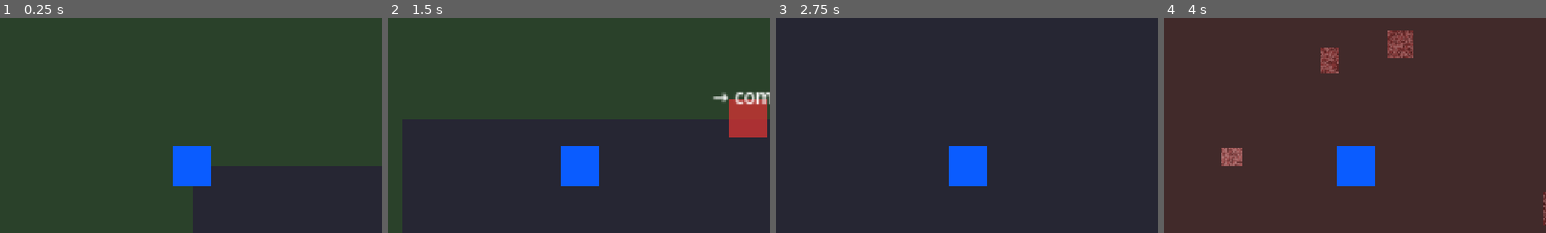
Above: before the commit, frames 1-4 (left to right).
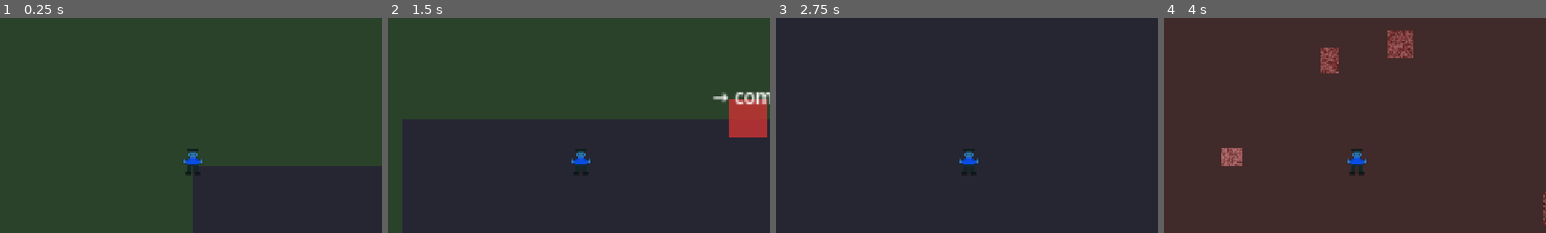
Above: after the commit, the same moments.

Repository: yzy-ydm/aurora-roguelike-ai
Game: Godot game, scene res://scenes/game/game_scene.tscn
The game is run twice, just before and just after one commit, with the same random seed, the same clock (stepped at 60 frames per second) and the same inputs. This scene is started directly instead of the project's main scene.
Inputs (mouse positions are % of the whole screen's width and height, from its top left):
- Up to frame 1 (0.25 s): no input
- Up to frame 2 (1.5 s): tap Enter at 0.5 s; move the mouse to (72, 45) at 0.52 s; hold D (move_right) 0.53-1.28 s; hold E (interaction) 0.53-1.28 s; click (72, 45) at 0.67 s; move the mouse to (30, 55) at 1.27 s; hold S (move_down) from 1.28 s (still down); tap E (interaction) at 1.35 s
- Up to frame 3 (2.75 s): move the mouse to (60, 28) at 2.02 s; release S (move_down) at 2.03 s; hold D (move_right) from 2.03 s (still down); hold E (interaction) from 2.03 s (still down)
- Up to frame 4 (4 s): move the mouse to (45, 70) at 2.77 s; release D (move_right) at 2.78 s; release E (interaction) at 2.78 s; hold W (move_up) 2.78-3.53 s; tap E (interaction) at 2.85 s; click (45, 70) at 2.92 s; move the mouse to (80, 65) at 3.52 s; hold A (move_left) from 3.53 s (still down); hold E (interaction) from 3.53 s (still down)
The pictures show only the part of the screen within x 25-75%, y 16-66%; the shares and areas given below are measured in that part.

The runs differ from the first frame. In frame 1, 1.9% of the frame differs, in the area x 45-56%, y 59-79%; in frame 2, 1.9%; in frame 3, 1.9%; in frame 4, 1.9%.
Error in both runs: Invalid call. Nonexistent function 'get_value' in base 'Signal'. (res://scripts/ai/ai_content_service.gd:352)

Commit message:
fix(ui): RoomClearFeedback get_tree() null fix + player sprite upgrade
Phase 16.1.5 fixes:
- Fix RoomClearFeedback: defer _animate_feedback() until node is in SceneTree
- Use create_tween() on node instead of scene_tree.create_tween()
- Set initial state directly instead of via Tween before add_child

Phase 16.2.1 implementation:
- Add sprite loading with fallback chain (resources/player/ -> assets/sprites/)
- Generate pixel art player sprite programmatically as fallback
- Player now shows humanoid character instead of blue square
- Keep Sprite2D node type, collision shape, and all game systems unchanged

Diff:
--- a/client/scripts/player/player_controller.gd
+++ b/client/scripts/player/player_controller.gd
@@ -141,18 +141,129 @@
 	return direction
 
 
-## 设置玩家显示
+## 设置玩家显示 (Phase 16.2.1: 优先加载外部Sprite，fallback为程序生成)
 func _setup_player_display() -> void:
-	# 创建占位矩形纹理
-	var image = Image.create(32, 32, false, Image.FORMAT_RGBA8)
-	image.fill(Color(0.2, 0.6, 1.0, 1.0))
-	var texture = ImageTexture.create_from_image(image)
-	sprite.texture = texture
-
-	# 创建碰撞形状
+	# 尝试加载外部Sprite资源
+	var sprite_texture = _load_player_sprite()
+	sprite.texture = sprite_texture
+
+	# 创建碰撞形状 (保持不变)
 	var shape = RectangleShape2D.new()
 	shape.size = Vector2(32, 32)
 	collision_shape.shape = shape
+
+
+## 加载玩家Sprite (Phase 16.2.1)
+func _load_player_sprite() -> Texture2D:
+	# 资源路径列表 (按优先级)
+	var sprite_paths = [
+		"res://resources/player/player_idle.png",
+		"res://assets/sprites/player_idle.png",
+		"res://assets/sprites/player.png"
+	]
+
+	# 尝试加载外部资源
+	for path in sprite_paths:
+		if ResourceLoader.exists(path):
+			var texture = load(path)
+			if texture:
+				print("[Player] Loaded sprite: ", path)
+				return texture
+
+	# Fallback: 程序生成像素艺术玩家
+	print("[Player] No sprite found, generating pixel art")
+	return _generate_player_sprite()
+
+
+## 程序生成像素艺术玩家Sprite (Phase 16.2.1 Fallback)
+func _generate_player_sprite() -> Texture2D:
+	var image = Image.create(32, 32, false, Image.FORMAT_RGBA8)
+
+	# 颜色定义
+	var skin = Color(0.96, 0.80, 0.69)      # 肤色
+	var hair = Color(0.30, 0.20, 0.10)       # 深棕发色
+	var shirt = Color(0.20, 0.50, 0.90)      # 蓝色上衣
+	var shirt_dark = Color(0.15, 0.40, 0.75) # 深蓝上衣
+	var pants = Color(0.35, 0.25, 0.15)      # 棕色裤子
+	var boots = Color(0.20, 0.15, 0.10)      # 深棕靴子
+	var eye = Color(0.10, 0.10, 0.10)        # 黑色眼睛
+	var outline = Color(0.15, 0.10, 0.08)    # 轮廓线
+
+	# === 头部 (行 2-9) ===
+	# 发型 (行 2-4)
+	_fill_pixels(image, 11, 2, 10, hair)     # 头发
+	_fill_pixels(image, 12, 2, 8, hair)
+	_fill_pixels(image, 13, 3, 6, hair)
+	# 脸部 (行 4-7)
+	_fill_pixels(image, 13, 4, 6, skin)
+	_fill_pixels(image, 12, 5, 8, skin)
+	_fill_pixels(image, 12, 6, 8, skin)
+	_fill_pixels(image, 12, 7, 8, skin)
+	_fill_pixels(image, 13, 8, 6, skin)
+	# 眼睛
+	_set_pixel(image, 14, 6, eye)
+	_set_pixel(image, 17, 6, eye)
+
+	# === 身体 (行 9-18) ===
+	# 领口
+	_fill_pixels(image, 13, 9, 6, shirt)
+	# 上衣
+	_fill_pixels(image, 11, 10, 10, shirt)
+	_fill_pixels(image, 10, 11, 12, shirt)
+	_fill_pixels(image, 10, 12, 12, shirt)
+	_fill_pixels(image, 10, 13, 12, shirt)
+	_fill_pixels(image, 11, 14, 10, shirt)
+	# 上衣阴影
+	_fill_pixels(image, 10, 11, 2, shirt_dark)
+	_fill_pixels(image, 20, 11, 2, shirt_dark)
+
+	# === 腰带 (行 15) ===
+	_fill_pixels(image, 11, 15, 10, pants)
+
+	# === 腿部 (行 16-22) ===
+	_fill_pixels(image, 11, 16, 4, pants)   # 左腿
+	_fill_pixels(image, 17, 16, 4, pants)   # 右腿
+	_fill_pixels(image, 11, 17, 4, pants)
+	_fill_pixels(image, 17, 17, 4, pants)
+	_fill_pixels(image, 11, 18, 4, pants)
+	_fill_pixels(image, 17, 18, 4, pants)
+	_fill_pixels(image, 11, 19, 4, pants)
+	_fill_pixels(image, 17, 19, 4, pants)
+	_fill_pixels(image, 11, 20, 4, pants)
+	_fill_pixels(image, 17, 20, 4, pants)
+
+	# === 靴子 (行 21-23) ===
+	_fill_pixels(image, 10, 21, 5, boots)   # 左靴
+	_fill_pixels(image, 17, 21, 5, boots)   # 右靴
+	_fill_pixels(image, 10, 22, 5, boots)
+	_fill_pixels(image, 17, 22, 5, boots)
+
+	# === 手臂 (行 10-15) ===
+	_fill_pixels(image, 8, 10, 2, skin)     # 左臂
+	_fill_pixels(image, 8, 11, 2, skin)
+	_fill_pixels(image, 8, 12, 2, skin)
+	_fill_pixels(image, 22, 10, 2, skin)    # 右臂
+	_fill_pixels(image, 22, 11, 2, skin)
+	_fill_pixels(image, 22, 12, 2, skin)
+
+	# === 手 (行 13-14) ===
+	_fill_pixels(image, 8, 13, 2, skin)
+	_fill_pixels(image, 22, 13, 2, skin)
+
+	var texture = ImageTexture.create_from_image(image)
+	return texture
+
+
+## 辅助: 填充水平像素行
+func _fill_pixels(image: Image, x: int, y: int, width: int, color: Color) -> void:
+	for i in range(width):
+		_set_pixel(image, x + i, y, color)
+
+
+## 辅助: 设置单个像素 (带边界检查)
+func _set_pixel(image: Image, x: int, y: int, color: Color) -> void:
+	if x >= 0 and x < 32 and y >= 0 and y < 32:
+		image.set_pixel(x, y, color)
 
 
 ## 设置武器系统
--- a/client/scripts/world/room_clear_feedback.gd
+++ b/client/scripts/world/room_clear_feedback.gd
@@ -1,7 +1,9 @@
-## 房间清空反馈系统 (Phase 16.1)
+## 房间清空反馈系统 (Phase 16.1, Phase 16.1.5 修复)
 ##
 ## 房间清空时显示视觉反馈
 ## 提升游戏体验
+##
+## Phase 16.1.5 修复: 节点加入SceneTree后再创建Tween
 
 extends Node
 
@@ -46,12 +48,16 @@
 	_feedback_container.add_child(feedback)
 	_current_feedback = feedback
 
+	# Phase 16.1.5 修复: 节点已加入SceneTree，延迟一帧后启动动画
+	await get_tree().process_frame
+	_animate_feedback(feedback)
+
 	# 自动清除
-	await _feedback_container.get_tree().create_timer(TEXT_DURATION).timeout
+	await get_tree().create_timer(TEXT_DURATION).timeout
 	clear_feedback()
 
 
-## 创建反馈节点
+## 创建反馈节点 (不启动动画，等加入SceneTree后再启动)
 func _create_feedback_node(room_center: Vector2) -> Node2D:
 	var feedback_node = Node2D.new()
 	feedback_node.name = "RoomClearFeedback"
@@ -76,25 +82,20 @@
 
 	feedback_node.add_child(label)
 
-	# 添加淡出动画
-	_animate_feedback(feedback_node)
+	# 初始状态 (不用Tween，直接设置)
+	feedback_node.modulate.a = 1.0
+	feedback_node.scale = Vector2(0.5, 0.5)
 
 	return feedback_node
 
 
-## 动画反馈
+## 动画反馈 (Phase 16.1.5: 节点必须已在SceneTree中)
 func _animate_feedback(feedback_node: Node2D) -> void:
-	# 获取场景树
-	var scene_tree = feedback_node.get_tree()
-	if not scene_tree:
+	if not feedback_node or not feedback_node.is_inside_tree():
 		return
 
 	# 创建Tween动画
-	var tween = scene_tree.create_tween()
-
-	# 初始状态
-	feedback_node.modulate.a = 1.0
-	feedback_node.scale = Vector2(0.5, 0.5)
+	var tween = feedback_node.create_tween()
 
 	# 弹出动画
 	tween.tween_property(feedback_node, "scale", Vector2(1.2, 1.2), 0.3)
@@ -129,7 +130,11 @@
 	_feedback_container.add_child(feedback)
 	_current_feedback = feedback
 
-	await _feedback_container.get_tree().create_timer(TEXT_DURATION).timeout
+	# 延迟一帧后启动动画
+	await get_tree().process_frame
+	_animate_feedback(feedback)
+
+	await get_tree().create_timer(TEXT_DURATION).timeout
 	clear_feedback()
 
 
@@ -154,6 +159,9 @@
 	label.size = Vector2(200, 40)
 
 	feedback_node.add_child(label)
-	_animate_feedback(feedback_node)
+
+	# 初始状态
+	feedback_node.modulate.a = 1.0
+	feedback_node.scale = Vector2(0.5, 0.5)
 
 	return feedback_node
